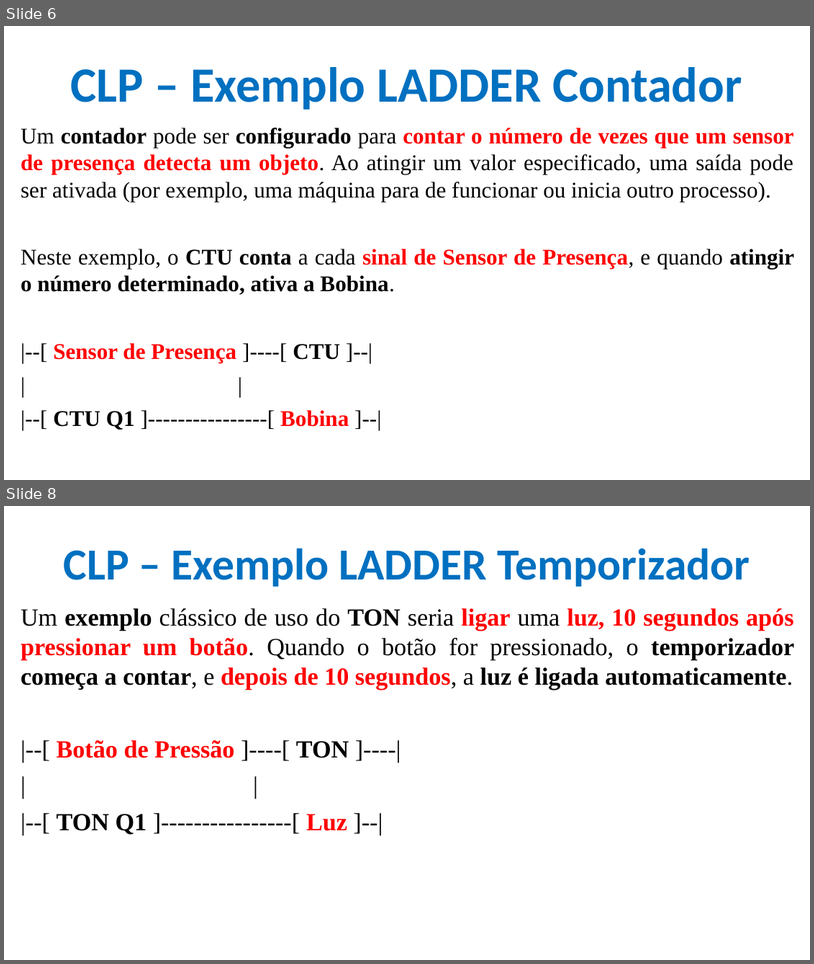
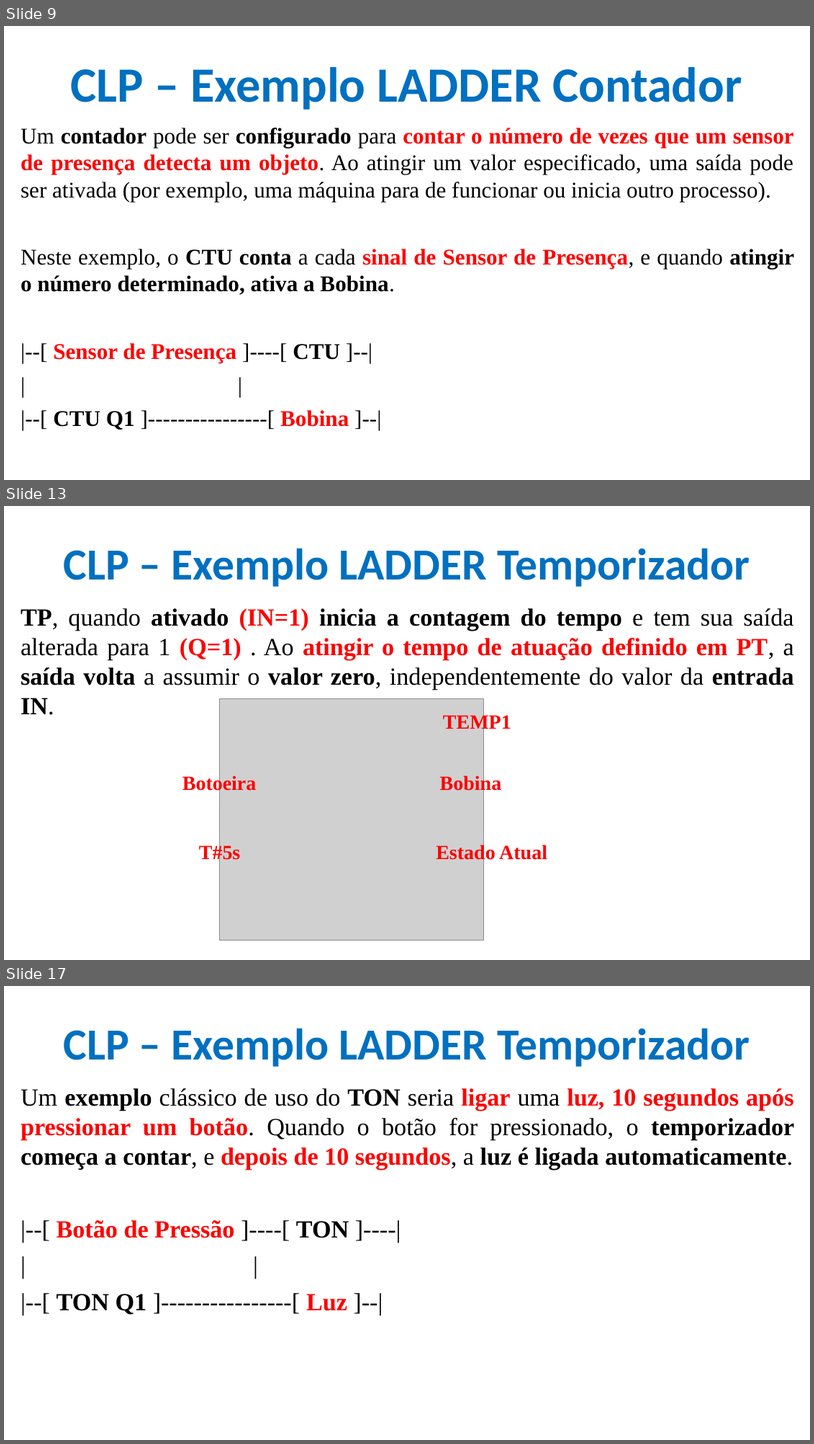
Before and after one commit to CloudEducationBrazil/WydenUniRuyControladoresLogicosProgCLP, a slide deck: 01 Classes/Aula4 - CLP - Programação - Ling LADER Contagem e Temporizadores.pptx. Shown one above the other, each under a label of ours: slides 6 and 8 before the commit, slides 9, 13 and 17 after it; the slides between them are not shown. The pictures are 814x964 and 814x1444 pixels, drawn with LibreOffice and Linux fonts; fonts in the diff are those of the drawing; grey boxes stand for pictures; background and template pictures are left out. Boxes give left, top, right and bottom in pixels: in the first picture for what was removed or moved away, otherwise in the second. Text is boxed around its words. In the diff, an @@ line names an element or a change of style, - is before the commit and + after.

```diff
--- a/01 Classes/Aula4 - CLP - Programação - Ling LADER Contagem e Temporizadores.pptx
+++ b/01 Classes/Aula4 - CLP - Programação - Ling LADER Contagem e Temporizadores.pptx
@@ slide 13 added at <box>4,506,810,960</box>, background picture (left out) @@
@@ title added at <box>64,548,750,587</box>, 39.6 pt, text #0070C0, bold @@
+CLP – Exemplo LADDER Temporizador
@@ text added at <box>21,608,795,715</box>, 22 pt, text #000000, bold @@
+TP, quando ativado (IN=1) inicia a contagem do tempo e tem sua saída alterada para 1 (Q=1) . Ao atingir o tempo de atuação definido em PT, a saída volta a assumir o valor zero, independentemente do valor da entrada IN.
@@ picture added at <box>220,699,485,940</box> @@
@@ text added at <box>443,713,512,733</box>, 18 pt, text #FF0000, bold @@
+TEMP1
@@ text added at <box>183,775,257,794</box>, 18 pt, text #FF0000, bold @@
+Botoeira
@@ text added at <box>440,775,502,794</box>, 18 pt, text #FF0000, bold @@
+Bobina
@@ text added at <box>199,844,241,863</box>, 18 pt, text #FF0000, bold @@
+T#5s
@@ text added at <box>436,844,548,863</box>, 18 pt, text #FF0000, bold @@
+Estado Atual
@@ what was slide 6 is now slide 9 @@
@@ what was slide 8 is now slide 17 @@
```
Also in this commit, not shown: 3 slides changed, 8 other slides added.
